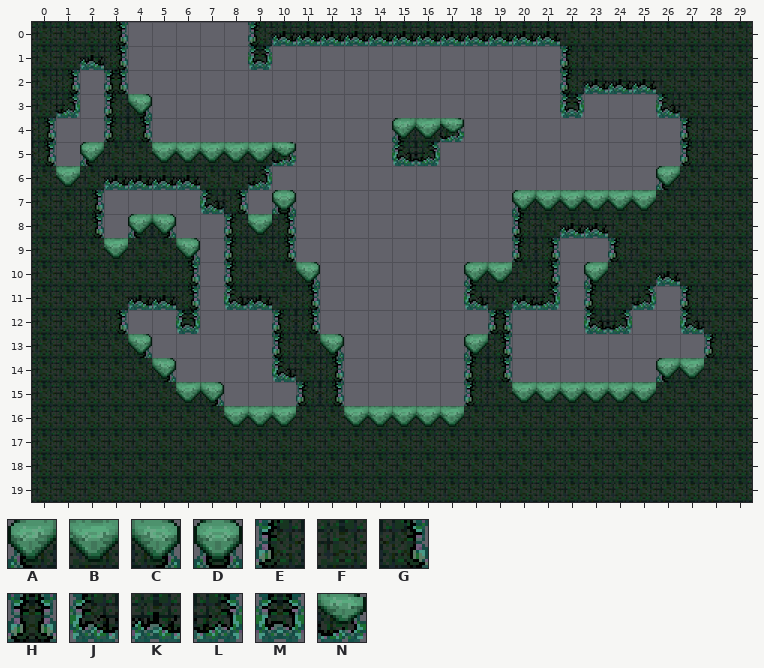
An edit to a level. Tiled map, captain_brinetooth/Assets/maps/level_starts0/Ntile9.tmx. Above: the version before the commit.
Cells are 64x64 px. Shown: x 0..29, y 0..19.
Key: from "level0": A 0, B 1, C 2, D 3, E 4, F 5, G 6, H 7, J 8, K 9, L 10, M 11, N 14.
_ is an empty cell.
Layer "tiles" before, first column x 0:
 0 FFFG_____EKKKKKKKKKKKKFFFFFFFF
 1 FFKG_____M____________EFFFFFFF
 2 FG_H__________________EKKKFFFF
 3 FL_EC_________________M___JFFF
 4 G__EG__________ABN_________EFF
 5 G_AFFBBBBBN____JL__________EFF
 6 FBFKKKKFFL________________AFFF
 7 FFG____JG_D_________ABBBBBFFFF
 8 FFG_AC__EBG_________EFKKFFFFFF
 9 FFFBFFC_EFG_________EG__EFFFFF
10 FFFFFFG_EFFC______ABFG_AFFKFFF
11 FFFFKKG_JKFG______JFKL_EFL_EFF
12 FFFG__M___EG_______H___JL__JFF
13 FFFFC_____EFC_____AG________EF
14 FFFFFC____JFG_____EG______ABFF
15 FFFFFFBC___EG_____EFBBBBBBFFFF
16 FFFFFFFFBBBFFBBBBBFFFFFFFFFFFF
17 FFFFFFFFFFFFFFFFFFFFFFFFFFFFFF
18 FFFFFFFFFFFFFFFFFFFFFFFFFFFFFF
19 FFFFFFFFFFFFFFFFFFFFFFFFFFFFFF
And afterwards:
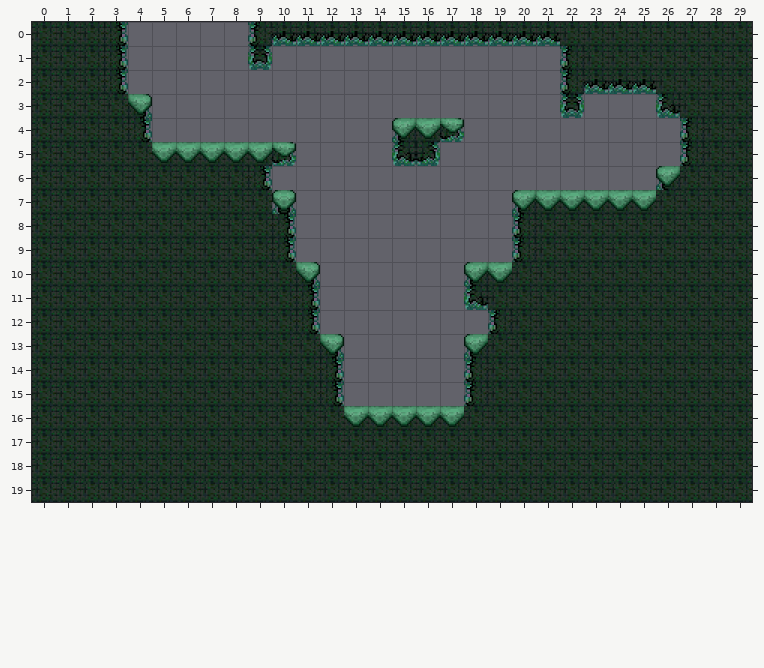
The exact change:
Layer "tiles":
The author changed tile H to tile E in row 12 at x 19.
The author changed tile A to tile F in row 5 at x 2; in row 8 at x 4; in row 10 at x 23; in row 14 at x 26.
The author changed tile B to tile F in row 6 at x 1; in row 8 at x 9; in row 9 at x 3; in row 14 at x 27; in row 15 at x 6 and 20 to 25; in row 16 at x 8 to 10.
The author changed tile C to tile F in row 8 at x 5; in row 9 at x 6; in row 13 at x 4; in row 14 at x 5; in row 15 at x 7.
The author changed tile E to tile F in rows 3 to 4 at x 3; in row 8 at x 8; in row 9 at x 8 and 24; in row 10 at x 8; in row 11 at x 23 and 27; in row 12 at x 10.
The author changed tile E to tile F in row 13 at x 10 and 28; in row 15 at x 11.
The author changed tile G to tile F in row 2 at x 1; in rows 4 to 5 at x 0; in row 7 at x 2 and 8; in row 8 at x 2; in row 9 at x 21; in row 10 at x 6 and 21.
The author changed tile G to tile F in row 11 at x 6; in row 12 at x 3; in rows 13 to 14 at x 19.
The author changed tile J to tile F in row 7 at x 7; in row 11 at x 8; in row 12 at x 23 and 27; in row 14 at x 10.
The author changed tile K to tile F in row 1 at x 2; in row 6 at x 3 to 6; in row 8 at x 22 to 23; in row 10 at x 26; in row 11 at x 4 to 5, 9 and 20.
The author changed tile L to tile F in row 3 at x 1; in row 11 at x 21 and 25; in row 12 at x 24.
The author changed tile M to tile F in row 12 at x 6.
Tile F now appears in rows 2 to 3 at x 2; in row 4 at x 1 to 2; in row 5 at x 1; in row 7 at x 3 to 6 and 9; in row 8 at x 3 and 6 to 7; in row 9 at x 7 and 22 to 23.
Tile F now appears in row 10 at x 7 and 22; in row 11 at x 7, 22 and 26; in row 12 at x 4 to 5, 7 to 9, 20 to 22 and 25 to 26; in row 13 at x 5 to 9 and 20 to 27; in row 14 at x 6 to 9 and 20 to 25; in row 15 at x 8 to 10.
The author changed tile H to tile G in row 2 at x 3.
The author changed tile L to tile G in row 6 at x 9.
